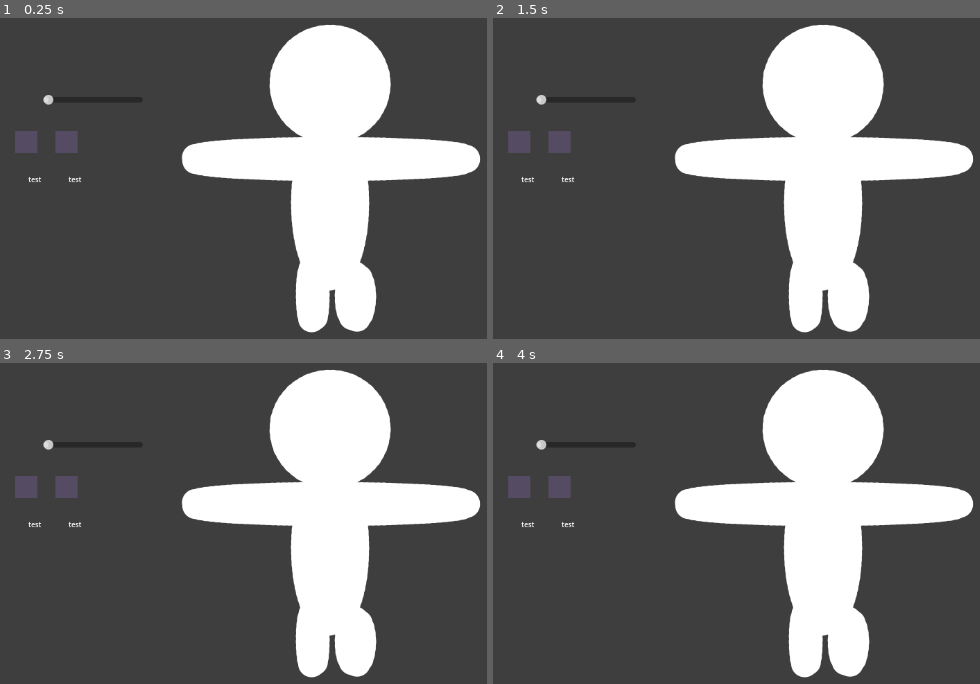
Above: before the commit, frames 1-4 (two rows, left to right).
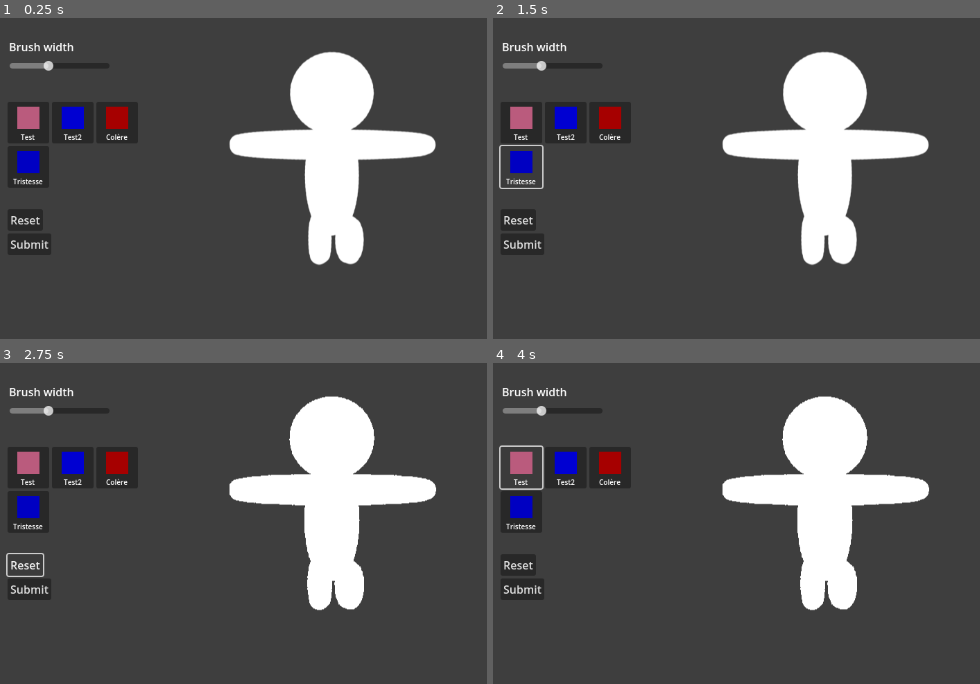
Above: after the commit, the same moments.

Repository: Pythorogus/blunder-god
Game: Godot game, scene res://scenes/game.tscn
Same seed, same stepped clock (60 frames per second), same inputs: the game is played once before the commit and once after it.
Inputs (mouse positions are in pixels of both pictures, inside the frame that each line leads up to):
- Up to frame 1 (0.25 s): no input
- Up to frame 2 (1.5 s): click (609, 123) at 0.5 s, where only the run after the commit has a clickable "Colère"; click (522, 165) at 1.25 s, where only the run after the commit has a clickable "Tristesse"
- Up to frame 3 (2.75 s): click (24, 565) at 2 s, where only the run after the commit has a clickable "Reset"
- Up to frame 4 (4 s): click (522, 587) at 2.75 s, where only the run after the commit has a clickable "Submit"; click "test" (after the commit: "Test") at 3.5 s

The runs differ from the first frame. In frame 1, 16% of the frame differs, in the area x 1-99%, y 2-99%; in frame 2, 16%; in frame 3, 15%; in frame 4, 16%.

Commit message:
calcul pixels

Diff:
--- a/project.godot
+++ b/project.godot
@@ -15,6 +15,10 @@
 config/features=PackedStringArray("4.4", "Forward Plus")
 config/icon="res://icon.svg"
 
+[dotnet]
+
+project/assembly_name="Blunder God"
+
 [rendering]
 
 environment/defaults/default_clear_color=Color(0.241156, 0.241156, 0.241156, 1)
--- /dev/null
+++ b/resources/color_result.gd
@@ -0,0 +1,6 @@
+extends Resource
+class_name ColorResult
+
+var personality_trait: PersonalityTrait
+var pixels: int
+var percent: float
--- a/scenes/color_swatch.tscn
+++ b/scenes/color_swatch.tscn
@@ -3,12 +3,12 @@
 [ext_resource type="Script" uid="uid://ivq22naurkgg" path="res://scripts/color_swatch.gd" id="1_h4sed"]
 
 [node name="ColorSwatch" type="Button"]
+z_index = 10
+custom_minimum_size = Vector2(60, 60)
 offset_right = 60.0
 offset_bottom = 60.0
 size_flags_horizontal = 0
 script = ExtResource("1_h4sed")
-pt_color = null
-pt_name = null
 
 [node name="ColorRect" type="ColorRect" parent="."]
 layout_mode = 1
@@ -33,3 +33,5 @@
 offset_bottom = 58.0
 theme_override_font_sizes/font_size = 10
 text = "test"
+horizontal_alignment = 1
+vertical_alignment = 1
--- a/scenes/game.tscn
+++ b/scenes/game.tscn
@@ -1,10 +1,11 @@
-[gd_scene load_steps=8 format=3 uid="uid://cqgvwt6il87aj"]
+[gd_scene load_steps=11 format=3 uid="uid://cqgvwt6il87aj"]
 
 [ext_resource type="Script" uid="uid://np2uvjr7vymw" path="res://scripts/color_selector.gd" id="1_iywne"]
 [ext_resource type="Script" uid="uid://bs075mlwa5dsw" path="res://scripts/paint_manager.gd" id="1_yqjtg"]
 [ext_resource type="Script" uid="uid://dpmbvxct1l6es" path="res://scripts/signal_manager.gd" id="2_yqjtg"]
 [ext_resource type="Script" uid="uid://d36t743liv1al" path="res://scripts/personality_traits.gd" id="3_lnu2h"]
 [ext_resource type="Script" uid="uid://ci2qns8fx51d0" path="res://resources/personality_trait.gd" id="5_iywne"]
+[ext_resource type="Script" uid="uid://bjktmlppxq7ey" path="res://scripts/ui_manager.gd" id="6_p57ef"]
 
 [sub_resource type="Resource" id="Resource_p57ef"]
 script = ExtResource("5_iywne")
@@ -16,6 +17,18 @@
 script = ExtResource("5_iywne")
 name = "Test2"
 color = Color(0, 0, 0.823529, 1)
+metadata/_custom_type_script = "uid://ci2qns8fx51d0"
+
+[sub_resource type="Resource" id="Resource_iywne"]
+script = ExtResource("5_iywne")
+name = "Colère"
+color = Color(0.65098, 0, 0, 1)
+metadata/_custom_type_script = "uid://ci2qns8fx51d0"
+
+[sub_resource type="Resource" id="Resource_gee14"]
+script = ExtResource("5_iywne")
+name = "Tristesse"
+color = Color(0, 0, 0.760784, 1)
 metadata/_custom_type_script = "uid://ci2qns8fx51d0"
 
 [node name="Paint" type="Node2D"]
@@ -32,30 +45,60 @@
 offset_top = 124.0
 offset_right = 324.0
 offset_bottom = 460.0
+size_flags_horizontal = 4
+size_flags_vertical = 4
 
-[node name="BrushWidthSlider" type="HSlider" parent="Control"]
+[node name="BrushWidthControl" type="Control" parent="Control"]
+anchors_preset = 0
+offset_right = 164.0
+offset_bottom = 72.0
+
+[node name="BrushWidthSlider" type="HSlider" parent="Control/BrushWidthControl"]
 layout_mode = 0
-offset_left = 54.0
-offset_top = 87.0
-offset_right = 198.0
-offset_bottom = 103.0
+offset_left = 6.0
+offset_top = 38.0
+offset_right = 150.0
+offset_bottom = 55.0
 min_value = 20.0
-value = 20.0
+value = 50.0
+
+[node name="Label" type="Label" parent="Control/BrushWidthControl"]
+layout_mode = 0
+offset_left = 5.0
+offset_top = 7.0
+offset_right = 99.0
+offset_bottom = 30.0
+text = "Brush width"
 
 [node name="ColorSelector" type="GridContainer" parent="Control"]
+custom_minimum_size = Vector2(60, 60)
 layout_mode = 1
 anchors_preset = -1
-anchor_left = 0.106557
-anchor_top = 0.473214
-anchor_right = 0.967213
-anchor_bottom = 1.07143
-offset_right = -10.0
-offset_bottom = -1.0
-theme_override_constants/h_separation = 50
-theme_override_constants/v_separation = 50
-columns = 5
+anchor_left = 0.0860656
+anchor_top = 0.291667
+anchor_right = 0.704918
+anchor_bottom = 0.889881
+grow_horizontal = 2
+grow_vertical = 2
+columns = 3
 script = ExtResource("1_iywne")
 metadata/_edit_use_anchors_ = true
+
+[node name="ResetButton" type="Button" parent="Control"]
+layout_mode = 0
+offset_left = 3.0
+offset_top = 253.0
+offset_right = 54.0
+offset_bottom = 284.0
+text = "Reset"
+
+[node name="SubmitButton" type="Button" parent="Control"]
+layout_mode = 0
+offset_left = 3.0
+offset_top = 288.0
+offset_right = 66.0
+offset_bottom = 319.0
+text = "Submit"
 
 [node name="PaintManager" type="Node2D" parent="."]
 script = ExtResource("1_yqjtg")
@@ -65,6 +108,18 @@
 
 [node name="PersonalityTraitManager" type="Node2D" parent="."]
 script = ExtResource("3_lnu2h")
-personality_traits = Array[ExtResource("5_iywne")]([SubResource("Resource_p57ef"), SubResource("Resource_u5sy4")])
+personality_traits = Array[ExtResource("5_iywne")]([SubResource("Resource_p57ef"), SubResource("Resource_u5sy4"), SubResource("Resource_iywne"), SubResource("Resource_gee14")])
 
-[connection signal="value_changed" from="Control/BrushWidthSlider" to="SignalManager" method="_on_h_slider_value_changed"]
+[node name="UIManager" type="Node2D" parent="."]
+script = ExtResource("6_p57ef")
+
+[node name="UIResults" type="Node2D" parent="."]
+position = Vector2(880, 132)
+
+[node name="Label" type="Label" parent="UIResults"]
+offset_right = 40.0
+offset_bottom = 23.0
+
+[connection signal="value_changed" from="Control/BrushWidthControl/BrushWidthSlider" to="SignalManager" method="_on_h_slider_value_changed"]
+[connection signal="pressed" from="Control/ResetButton" to="SignalManager" method="_on_reset_button_pressed"]
+[connection signal="pressed" from="Control/SubmitButton" to="SignalManager" method="_on_submit_button_pressed"]
--- a/scripts/color_selector.gd
+++ b/scripts/color_selector.gd
@@ -1,19 +1,17 @@
 extends GridContainer
 
-const COLOR_SWATCH = preload("res://scenes/color_swatch.tscn")
+var COLOR_SWATCH = load("res://scenes/color_swatch.tscn")
 
 @onready var personality_trait_manager: Node2D = $"../../PersonalityTraitManager"
+@onready var signal_manager: Node2D = $"../../SignalManager"
 
 var color:Color = Color.WHITE
 
 func _ready():
 	for pt in personality_trait_manager.personality_traits:
 		var color_swatch: ColorSwatch = COLOR_SWATCH.instantiate()
+		add_child(color_swatch)
 		color_swatch.set_pt_color(pt.color)
 		color_swatch.set_pt_name(pt.name)
-		add_child(color_swatch)
 		color_swatch.set_owner(get_tree().edited_scene_root)
-		#color_swatch.connect("pressed", self, "_on_ColorSwatch_pressed", [color])
-
-func _on_ColorSwatch_pressed(color_string: String):
-	color = Color(color_string)
+		color_swatch.connect("pressed",func():signal_manager._on_color_selected(pt.color))
--- a/scripts/color_swatch.gd
+++ b/scripts/color_swatch.gd
@@ -4,19 +4,17 @@
 @onready var color_rect: ColorRect = $ColorRect
 @onready var label_node: Label = $Label
 
-@export var pt_color: Color = Color.WHITE
-@export var pt_name: String = ""
+var pt_color: Color = Color.WHITE
+var pt_name: String = ""
+
+func _ready():
+	for child in get_children():
+		child.mouse_filter = Control.MOUSE_FILTER_IGNORE
 
 func set_pt_color(value):
 	pt_color = value
-	if not color_rect:
-		return
 	color_rect.color = value
-	print(value)
 
 func set_pt_name(value):
 	pt_name = value
-	if not label_node:
-		return
 	label_node.text = value
-	print(value)
--- a/scripts/paint.gd
+++ /dev/null
@@ -1,21 +0,0 @@
-extends Node2D
-
-@onready var _lines: Line2D = $Line2D
-
-var _pressed: bool = false
-var _current_line: Line2D = null
-
-func _input(event: InputEvent) -> void :
-	if event is InputEventMouseButton:
-		if event.button_index == MOUSE_BUTTON_LEFT:
-			_pressed = event.pressed
-
-			if _pressed:
-				_current_line = Line2D.new()
-				_current_line.default_color = Color.BLUE
-				_current_line.width = 4
-				_lines.add_child(_current_line)
-				_current_line.add_point(event.position)
-
-	elif event is InputEventMouseMotion and _pressed:
-		_current_line.add_point(event.position)
--- a/scripts/paint_manager.gd
+++ b/scripts/paint_manager.gd
@@ -1,13 +1,15 @@
 extends Node2D
 
 @onready var canvas: Sprite2D = $"../Canvas"
+@onready var personality_trait_manager: Node2D = $"../PersonalityTraitManager"
 
 var image: Image
 var texture: ImageTexture
 var pressed: bool = false
 var last_pos: Vector2i = Vector2i.ZERO
-var brush_width:float = 20.0
-var brush_color:Color = Color(1, 0, 0, 1)
+var brush_width: float = 50.0
+var brush_color: Color = Color(1, 0, 0, 1)
+var color_results: Array[ColorResult] = []
 
 func _ready():
 	var tex2d: Texture2D = load("res://assets/textures/man.png")
@@ -16,28 +18,24 @@
 	canvas.texture = texture
 
 func _input(event):
-	if event is InputEventMouseButton :
-		if event.button_index == MOUSE_BUTTON_LEFT:
-			pressed = event.pressed
-			var local_pos = get_image_pixel_from_mouse(canvas, event.position) #sprite.to_local(event.position)
-			var x = int(local_pos.x)
-			var y = int(local_pos.y)
+	if is_mouse_over_image(event.position) :
+		if event is InputEventMouseButton :
+			if event.button_index == MOUSE_BUTTON_LEFT:
+				pressed = event.pressed
+				var local_pos = get_image_pixel_from_mouse(canvas, event.position) #sprite.to_local(event.position)
+				var x = int(local_pos.x)
+				var y = int(local_pos.y)
 
-			if x >= 0 and x < image.get_width() and y >= 0 and y < image.get_height() :
-				paint(local_pos, brush_width, brush_color)
+				if x >= 0 and x < image.get_width() and y >= 0 and y < image.get_height() :
+					paint(local_pos, brush_width, brush_color)
 
-	elif event is InputEventMouseMotion and pressed:
-		var current_pos = get_image_pixel_from_mouse(canvas, event.position)
+		elif event is InputEventMouseMotion and pressed:
+			var current_pos = get_image_pixel_from_mouse(canvas, event.position)
+			last_pos = current_pos
+			paint(get_image_pixel_from_mouse(canvas, event.position), brush_width, brush_color)
 
-		if last_pos and last_pos != Vector2i.ZERO:
-			pass
-			#draw_line_between_points(last_pos, current_pos, brush_width, brush_color)
-
-		last_pos = current_pos
-		paint(get_image_pixel_from_mouse(canvas, event.position), brush_width, brush_color)
-
-	elif event is InputEventMouseButton and !pressed:
-		last_pos = Vector2i.ZERO
+		elif event is InputEventMouseButton and !pressed:
+			last_pos = Vector2i.ZERO
 
 func paint(pos: Vector2, width: float, color: Color) -> void:
 	var radius := width / 2.0
@@ -48,7 +46,7 @@
 			if dx * dx + dy * dy <= radius * radius:
 				var px := int(pos.x + dx)
 				var py := int(pos.y + dy)
-				if image.get_pixel(px, py).a != 0:
+				if is_inside_image(Vector2(px, py)) and image.get_pixel(px, py).a != 0:
 					image.set_pixel(px, py, color)
 
 	texture.update(image)
@@ -73,3 +71,65 @@
 		var t = float(i) / max(steps, 1)
 		var pos = Vector2(start).lerp(Vector2(end), t)
 		paint(pos, width, color)
+
+func is_mouse_over_image(mouse_pos: Vector2) -> bool:
+	var img_pos = get_image_pixel_from_mouse(canvas, mouse_pos)
+	return is_inside_image(img_pos)
+
+func is_inside_image(pos: Vector2i) -> bool:
+	return (
+		pos.x >= 0 and pos.y >= 0 and
+		pos.x < image.get_width() and
+		pos.y < image.get_height()
+	)
+
+func reset() -> void:
+	for x in range(image.get_width()):
+		for y in range(image.get_height()):
+			if image.get_pixel(x, y).a != 0 :
+				image.set_pixel(x, y, Color.WHITE)
+
+	texture.update(image)
+
+func get_results() :
+	color_results = []
+	for x in range(image.get_width()):
+		for y in range(image.get_height()):
+			if image.get_pixel(x, y).a != 0 :
+				var c = image.get_pixel(x, y)
+				for pt in personality_trait_manager.personality_traits:
+					#print(str(c) + " == " + str(pt.color))
+					if colors_are_close(c, pt.color) :
+						print("color !")
+						if color_result_exist(pt.name) :
+							var cr = get_color_result(pt.name)
+							cr.pixels += 1
+						else :
+							var cr = ColorResult.new()
+							cr.personality_trait = pt
+							cr.pixels = 1;
+							color_results.append(cr)
+
+	return color_results
+
+func color_result_exist(pt_name: String):
+	var exist = false
+	for cr in color_results:
+		if pt_name == cr.personality_trait.name:
+			exist = true
+
+	return exist
+
+func get_color_result(pt_name: String):
+	var color_result_return = false
+	for cr in color_results:
+		if pt_name == cr.personality_trait.name:
+			color_result_return = cr
+
+	return color_result_return
+
+func colors_are_close(c1: Color, c2: Color, tolerance := 0.01) -> bool:
+	return abs(c1.r - c2.r) < tolerance and \
+		   abs(c1.g - c2.g) < tolerance and \
+		   abs(c1.b - c2.b) < tolerance and \
+		   abs(c1.a - c2.a) < tolerance
--- a/scripts/signal_manager.gd
+++ b/scripts/signal_manager.gd
@@ -1,6 +1,18 @@
 extends Node2D
 
 @onready var paint_manager: Node2D = $"../PaintManager"
+@onready var ui_manager: Node2D = $"../UIManager"
 
 func _on_h_slider_value_changed(value: float) -> void:
 	paint_manager.brush_width = value
+
+func _on_color_selected(color: Color) :
+	paint_manager.brush_color = color
+
+func _on_reset_button_pressed() -> void:
+	paint_manager.reset()
+
+func _on_submit_button_pressed() -> void:
+	var results = paint_manager.get_results()
+	print(results)
+	ui_manager.print_results(results)
--- /dev/null
+++ b/scripts/ui_manager.gd
@@ -0,0 +1,8 @@
+extends Node2D
+
+@onready var result_label: Label = $"../UIResults/Label"
+
+func print_results(results):
+	result_label.text = ""
+	for cr in results :
+		result_label.text += cr.personality_trait.name + " " + str(cr.pixels) + " pixels\n"
Binary file changed: assets/textures/man.png
Not shown, changed: assets/textures/man.png.import
Not shown, added: resources/color_result.gd.uid
Not shown, removed: scripts/paint.gd.uid
Not shown, added: scripts/ui_manager.gd.uid
